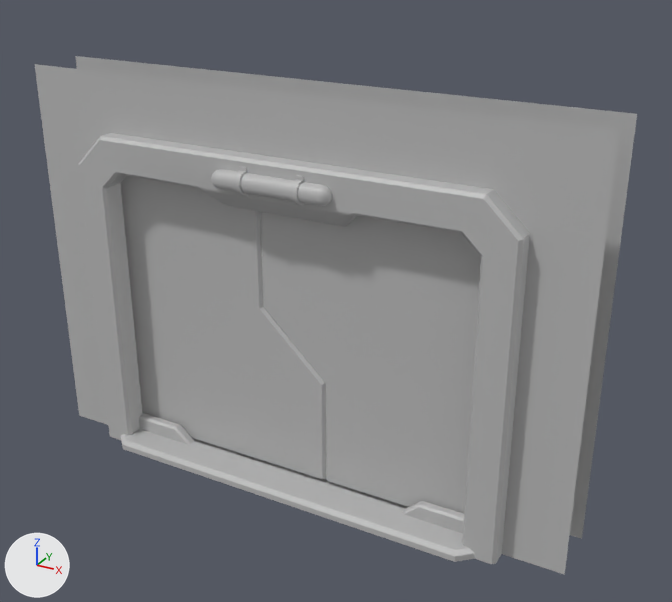
The FBX model ProjectTeamB_PC2/Assets/Armi/porta.fbx as it was, and as the next commit left it.
Before and after are seen from a 50 mm lens placed at (3.73, -6.18, 4.86), pointed at (0.29, 0.08, 1.73). The lights are fixed; the arrows at lower left show +X, +Y and +Z. Where no turn or scale is listed for an object, it has been applied to the vertices.

In view in the first picture: 'Door_light_big', 'door_frame', 'door_wall', 'dx_door', 'sx_door'.
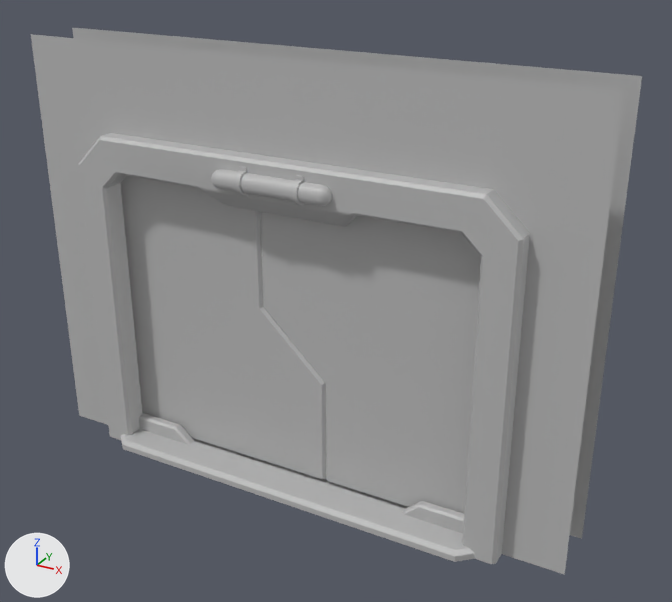
The newer file is also rescaled (x2.0) as a whole; pictures and numbers use the older file's frame.

What changed in the scene script:
```text
Change me_mesh_002:
    where me_mesh_002.from_pydata(...)  # 218 vertices, 186 faces; spans x -2.5..2.5, y -0.52..0.52, z -1.75..1.75
    used by ob_door_wall; location = (0.0, 0.0, 1.75)
    before: 0 (0.0, 0.25, 1.75) at pixel (314, 80), 1 (0.0, -0.25, 1.75) at pixel (280, 91), 13 (-2.5, -0.25, 1.75) at pixel (34, 64), 14 (-2.5, 0.25, 1.75) at pixel (75, 56), 77 (2.5, -0.25, 1.75) at pixel (619, 129)
    before: 78 (2.5, 0.25, 1.75) at pixel (637, 113)
    me_mesh_002 part 1
    add for i in [0, 1, 13, 14, 77, 78]: me_mesh_002.vertices[i].co += Vector((0.0, 0.0, 0.25))
```

Where the change shows, as pixel boxes (x1, y1, x2, y2) in the pictures (672 x 602 px; the box of a moved part takes in the faces that stretch with it):
'door_wall', reshaped: before (35, 56, 637, 575); after (31, 28, 642, 575)
part 1 of me_mesh_002, moved or reshaped: before (35, 56, 637, 252); after (31, 28, 642, 252)
